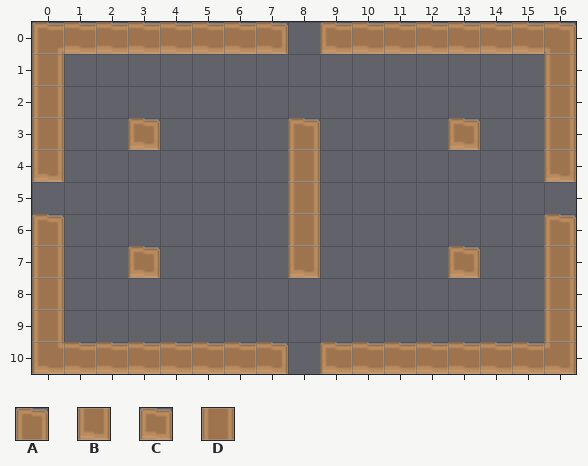
Two states of a Tiled map, core/assets/rooms/fourpillars.tmx. That is the earlier state.
Cells are 32x32 px. Shown: x 0..16, y 0..10.
Key: from "roguelikeDungeon_transparent": A 173, B 206, C 207, D 209.
_ is an empty cell.
Layers that did not change in this view are not listed.
Layer "DestructibleLayer" before, first column x 0:
 0 _________________
 1 _________________
 2 _________________
 3 ___C____A____C___
 4 ________D________
 5 ________D________
 6 ________D________
 7 ___C____B____C___
 8 _________________
 9 _________________
10 _________________
The result:
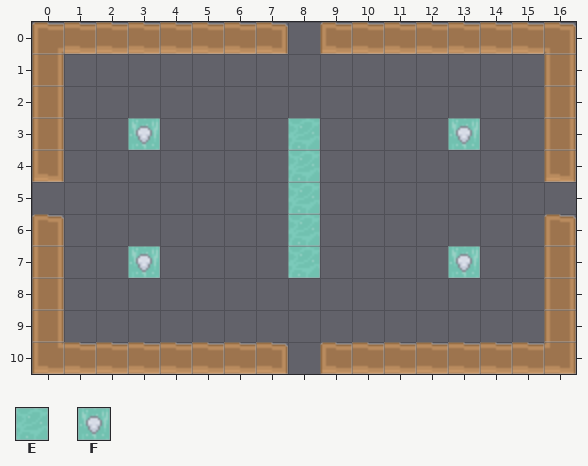
Further tiles: from "roguelikeDungeon_transparent": E 369, F 503.
The exact change:
Layer "DestructibleLayer":
y 3: x 3 C -> F; x 8 A -> E; x 13 C -> F
y 4..6: x 8 D -> E
y 7: x 3 C -> F; x 8 B -> E; x 13 C -> F
Where, in picture pixels (left, top, right, bottom), the same in both pictures:
changed: (128, 118, 160, 150)
changed: (288, 118, 320, 278)
changed: (448, 118, 480, 150)
changed: (128, 246, 160, 278)
changed: (448, 246, 480, 278)
